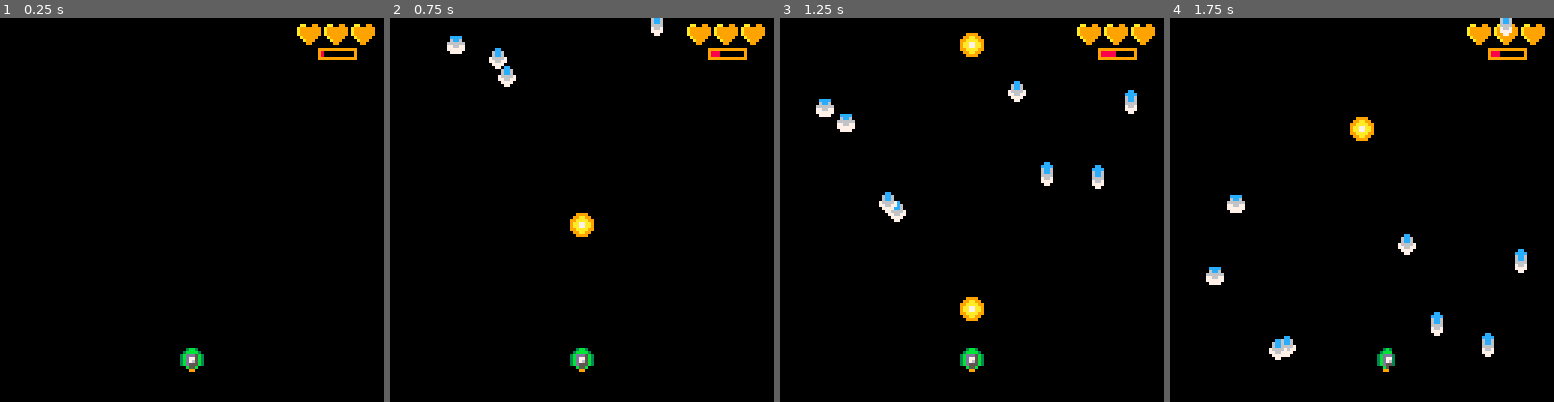
Above: before the commit, frames 1-4 (left to right).
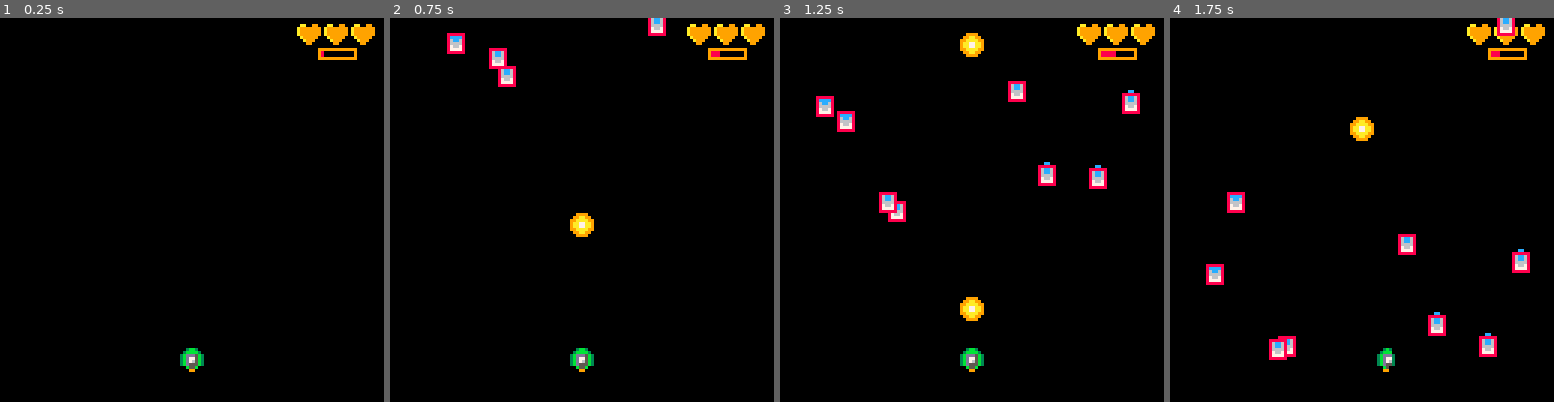
Above: after the commit, the same moments.

Repository: eSuardOdin/my_pico-8_games
Game: PICO-8 cartridge shmup.p8
Two runs of this game, one before a commit and one after it. Both use one fixed random seed, a clock stepped at 60 frames per second and the inputs below.
Inputs:
- Up to frame 1 (0.25 s): no input
- Up to frame 2 (0.75 s): tap X (X key) at 0.33 s
- Up to frame 3 (1.25 s): tap X (X key) at 1.07 s
- Up to frame 4 (1.75 s): hold Right from 1.6 s (still down)

Frame 1 is identical in both runs. In frame 2, 0.5% of the frame differs, in the area x 14-72%, y 0-18%; in frame 3, 1.0%; in frame 4, 1.1%, in the area x 9-94%, y 0-90%.

Commit message:
Added foe hitbox data and debug display

Diff:
--- a/shmup.p8
+++ b/shmup.p8
@@ -175,6 +175,12 @@
 			y=-10-rnd(120),
 			spd=1+rnd(3),
 			sprite=11,
+			hbox={
+				x1=1,
+				x2=6,
+				y1=1,
+				y2=7
+			}
 		}
 		add(foes,foe)
 	end
@@ -210,9 +216,16 @@
 	if(#foes>0)then
 		for e in all(foes) do
 			spr(e.sprite,e.x,e.y)
-		end
-	end
-end
+			rect(e.hbox.x1+e.x,
+			e.hbox.y1+e.y,
+			e.hbox.x2+e.x,
+			e.hbox.y2+e.y)
+		end
+	end
+end
+-->8
+--helper functions
+
 __gfx__
 00000000003b3000003bb3000003b300000000000000000000000000000000000000000000000000000000000000000000000000000cc000000cc000005aa500
 0000000000bbb30003bbbb30003bbb000aa0099005500550000000000000000000000000000000000000000000000000000cc00000cccc0000cccc0008855880
